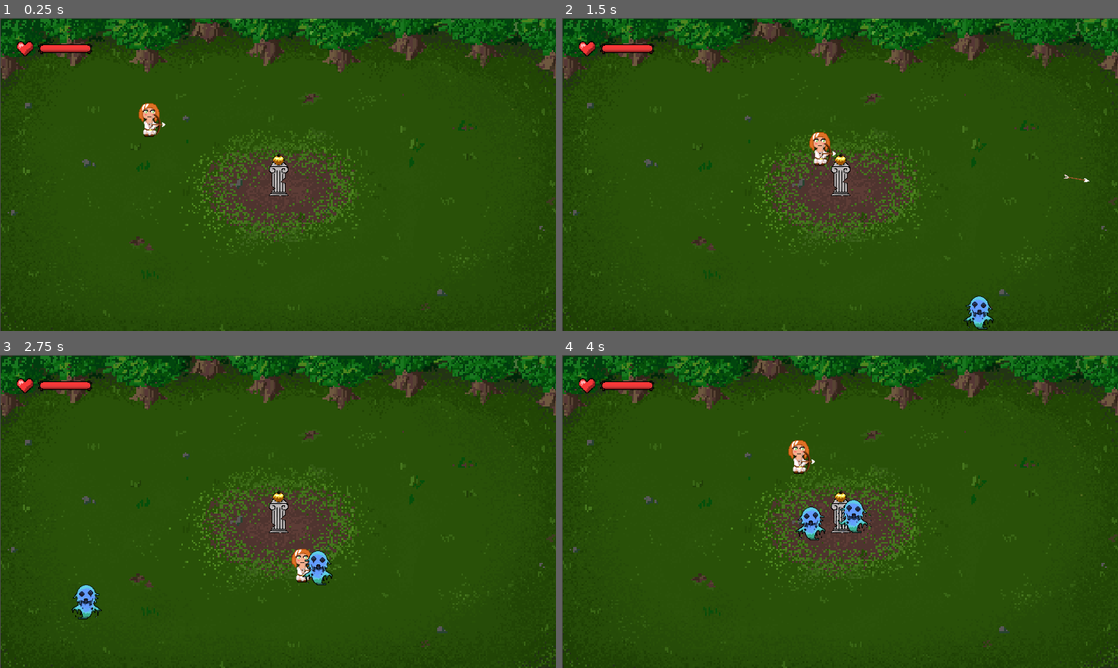
Above: before the commit, frames 1-4 (two rows, left to right).
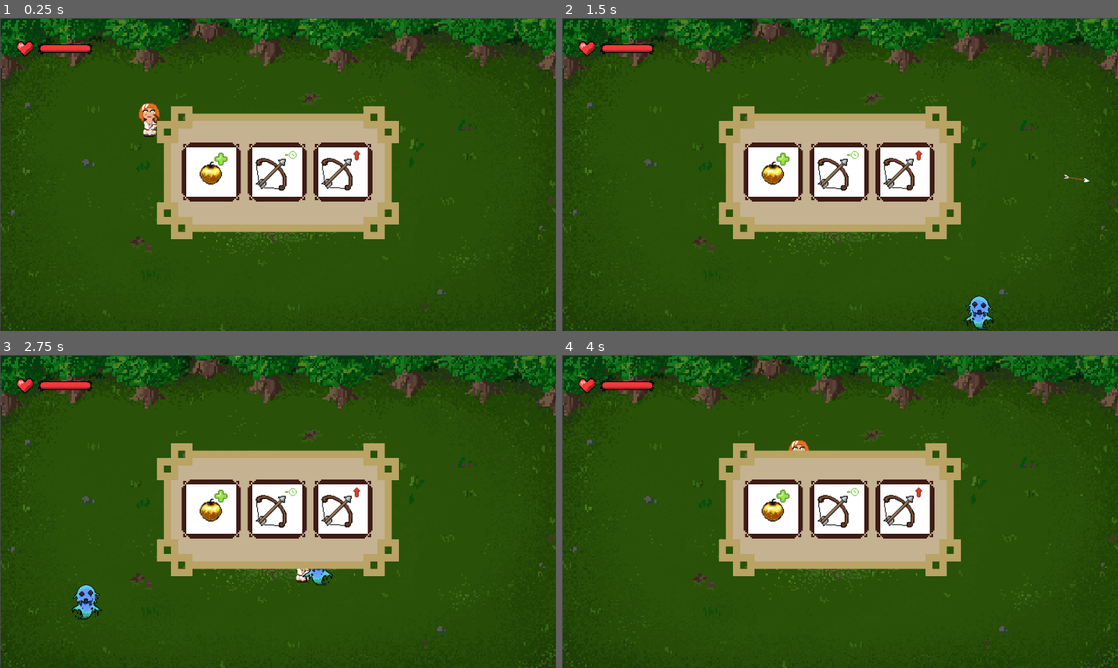
Above: after the commit, the same moments.

Repository: moisesjbc/atalanta-golden-odyssey
Game: Godot game, scene res://gameplay/main_stable/main_stable.tscn
Two runs of this game, one before a commit and one after it. Both use one fixed random seed, a clock stepped at 60 frames per second and the inputs below.
Inputs (mouse positions are in pixels of both pictures, inside the frame that each line leads up to):
- Up to frame 1 (0.25 s): no input
- Up to frame 2 (1.5 s): move the mouse to (962, 158) at 0.52 s; hold Right (ui_right) 0.53-1.28 s; click (962, 158) at 0.67 s; move the mouse to (728, 190) at 1.27 s; hold Down (ui_down) from 1.28 s (still down)
- Up to frame 3 (2.75 s): move the mouse to (333, 442) at 2.02 s; release Down (ui_down) at 2.03 s; hold Right (ui_right) from 2.03 s (still down)
- Up to frame 4 (4 s): move the mouse to (812, 574) at 2.77 s; release Right (ui_right) at 2.78 s; hold Up (ui_up) 2.78-3.53 s; click (812, 574) at 2.92 s; move the mouse to (1006, 558) at 3.52 s; hold Left (ui_left) from 3.53 s (still down)

The runs differ from the first frame. In frame 1, 16% of the frame differs, in the area x 28-72%, y 28-71%; in frame 2, 16%; in frame 3, 16%; in frame 4, 16%.

Commit message:
Add improvements menu

Diff:
--- a/godot-project/gui/gui/gui.tscn
+++ b/godot-project/gui/gui/gui.tscn
@@ -1,8 +1,12 @@
-[gd_scene load_steps=4 format=2]
+[gd_scene load_steps=8 format=2]
 
 [ext_resource path="res://gui/gui/gui.gd" type="Script" id=1]
 [ext_resource path="res://gui/gui/barra de vida.png" type="Texture" id=2]
 [ext_resource path="res://gui/gui/vida.png" type="Texture" id=3]
+[ext_resource path="res://gui/gui/mejora manzana.png" type="Texture" id=4]
+[ext_resource path="res://gui/gui/Menu mejoras.png" type="Texture" id=5]
+[ext_resource path="res://gui/gui/mejora velocidad ahora si.png" type="Texture" id=6]
+[ext_resource path="res://gui/gui/mejora mas daño .png" type="Texture" id=7]
 
 [node name="gui" type="Node"]
 pause_mode = 2
@@ -34,7 +38,6 @@
 texture = ExtResource( 2 )
 
 [node name="improvements_panel" type="CenterContainer" parent="gui"]
-visible = false
 anchor_right = 1.0
 anchor_bottom = 1.0
 
@@ -45,9 +48,17 @@
 margin_bottom = 590.0
 rect_min_size = Vector2( 400, 100 )
 
+[node name="Sprite" type="Sprite" parent="gui/improvements_panel/panel"]
+position = Vector2( 200, -160 )
+texture = ExtResource( 5 )
+
 [node name="margin_container" type="MarginContainer" parent="gui/improvements_panel/panel"]
 anchor_right = 1.0
 anchor_bottom = 1.0
+margin_left = -132.0
+margin_top = -73.0
+margin_right = 125.0
+margin_bottom = 53.0
 custom_constants/margin_right = 10
 custom_constants/margin_top = 10
 custom_constants/margin_left = 10
@@ -56,29 +67,47 @@
 [node name="hbox_container" type="HBoxContainer" parent="gui/improvements_panel/panel/margin_container"]
 margin_left = 10.0
 margin_top = 10.0
-margin_right = 390.0
-margin_bottom = 90.0
+margin_right = 647.0
+margin_bottom = 216.0
 size_flags_horizontal = 3
 size_flags_vertical = 3
-custom_constants/separation = 15
+custom_constants/separation = 30
+
+[node name="more_hp_sprite" type="Sprite" parent="gui/improvements_panel/panel/margin_container/hbox_container"]
+position = Vector2( 90, 110 )
+scale = Vector2( 3.1875, 3.125 )
+texture = ExtResource( 4 )
 
 [node name="more_hp_button" type="Button" parent="gui/improvements_panel/panel/margin_container/hbox_container"]
-margin_right = 116.0
-margin_bottom = 80.0
+modulate = Color( 1, 1, 1, 0 )
+margin_right = 192.0
+margin_bottom = 206.0
 size_flags_horizontal = 3
 text = "HP"
 
+[node name="more_speed_sprite" type="Sprite" parent="gui/improvements_panel/panel/margin_container/hbox_container"]
+position = Vector2( 319.5, 104.5 )
+scale = Vector2( 2.67188, 2.67188 )
+texture = ExtResource( 6 )
+
 [node name="more_speed_button" type="Button" parent="gui/improvements_panel/panel/margin_container/hbox_container"]
-margin_left = 131.0
-margin_right = 248.0
-margin_bottom = 80.0
+modulate = Color( 1, 1, 1, 0 )
+margin_left = 222.0
+margin_right = 414.0
+margin_bottom = 206.0
 size_flags_horizontal = 3
 text = "Speed"
 
+[node name="more_damage_sprite" type="Sprite" parent="gui/improvements_panel/panel/margin_container/hbox_container"]
+position = Vector2( 547, 104 )
+scale = Vector2( 2.6875, 2.65625 )
+texture = ExtResource( 7 )
+
 [node name="more_damage_button" type="Button" parent="gui/improvements_panel/panel/margin_container/hbox_container"]
-margin_left = 263.0
-margin_right = 380.0
-margin_bottom = 80.0
+modulate = Color( 1, 1, 1, 0 )
+margin_left = 444.0
+margin_right = 637.0
+margin_bottom = 206.0
 size_flags_horizontal = 3
 text = "Damage"
 
Binary file added: godot-project/gui/gui/Menu mejoras.png
Not shown, added: godot-project/gui/gui/Menu mejoras.png.import
Binary file added: godot-project/gui/gui/mejora manzana.png
Not shown, added: godot-project/gui/gui/mejora manzana.png.import
Binary file added: godot-project/gui/gui/mejora mas daño .png
Not shown, added: godot-project/gui/gui/mejora mas daño .png.import
Binary file added: godot-project/gui/gui/mejora velocidad ahora si.png
Not shown, added: godot-project/gui/gui/mejora velocidad ahora si.png.import
